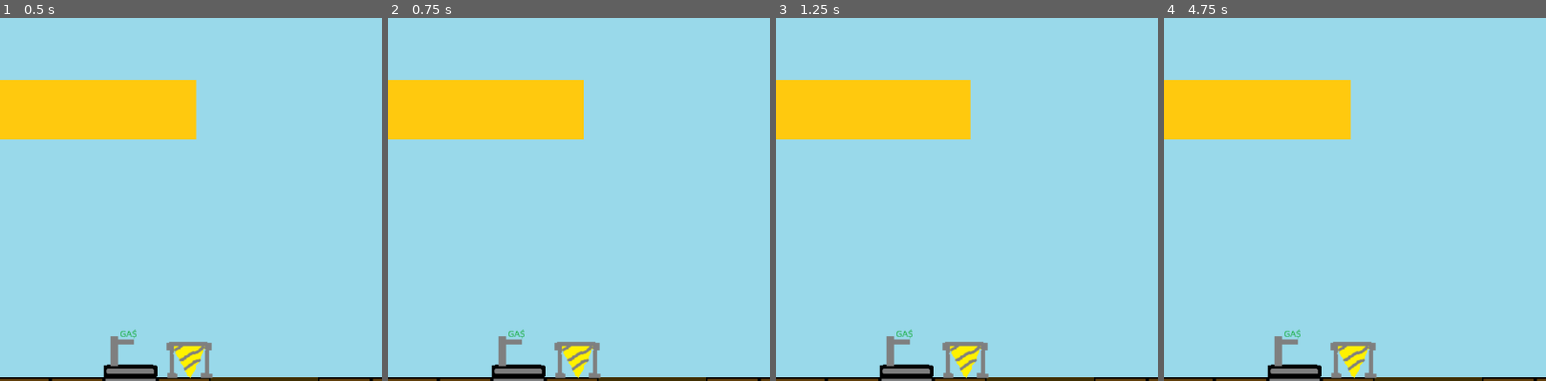
Above: before the commit, frames 1-4 (left to right).
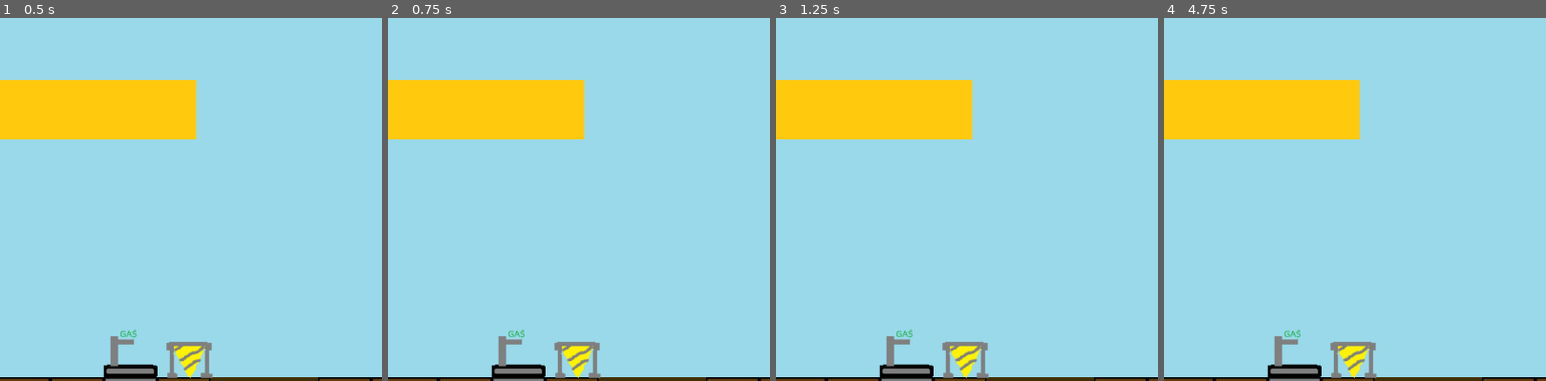
Above: after the commit, the same moments.

Repository: sam-eg/Digem
Game: Godot game, scene res://world.tscn
The game is run twice, just before and just after one commit, with the same random seed, the same clock (stepped at 60 frames per second) and the same inputs.
Inputs:
- Up to frame 1 (0.5 s): no input
- Up to frame 2 (0.75 s): tap Enter at 0.5 s; hold Right (drill_right) from 0.53 s (still down)
- Up to frame 3 (1.25 s): keep holding Right (drill_right); tap W (up) at 0.77 s
- Up to frame 4 (4.75 s): tap Space at 1.25, 2.75, 4.25 s; tap W (up) at 1.52, 3.02, 3.77, 4.52 s; tap Enter at 2, 3.5 s; release Right (drill_right) at 2.03 s; hold Left (drill_left) 2.03-2.78 s; hold Right (drill_right) 2.78-4.28 s; hold Left (drill_left) from 4.28 s (still down)
The pictures show only the part of the screen within x 25-75%, y 0-50%; the shares and areas given below are measured in that part.

Frame 1 is identical in both runs. In frame 2, less than 0.1% of the frame differs, in the area x 51-52%, y 17-34%; in frame 3, 0.1%; in frame 4, 0.4%, in the area x 48-52%, y 17-34%.

Commit message:
Fixed fuel drain on drilling nothing

Diff:
--- a/layer_holder.gd
+++ b/layer_holder.gd
@@ -44,6 +44,10 @@
 	var tile_pos = land.local_to_map(player.position)
 	if tile_pos == GAS_LOC:
 		add_fuel()
+
+	if drilled_tile != null:
+		player.fuel -= 1
+
 	load_chunk(tile_pos)
 
 func load_chunk(tile_pos):
--- a/player.gd
+++ b/player.gd
@@ -88,9 +88,6 @@
 		out_of_fuel.emit()
 		return
 
-	if Input.is_action_pressed("drill_down") or Input.is_action_pressed("drill_left") or Input.is_action_pressed("drill_right"):
-		fuel -= 1
-
 	if Input.is_action_just_pressed("drill_down"):
 		drill_down.emit()
 	if Input.is_action_just_pressed("drill_left"):
